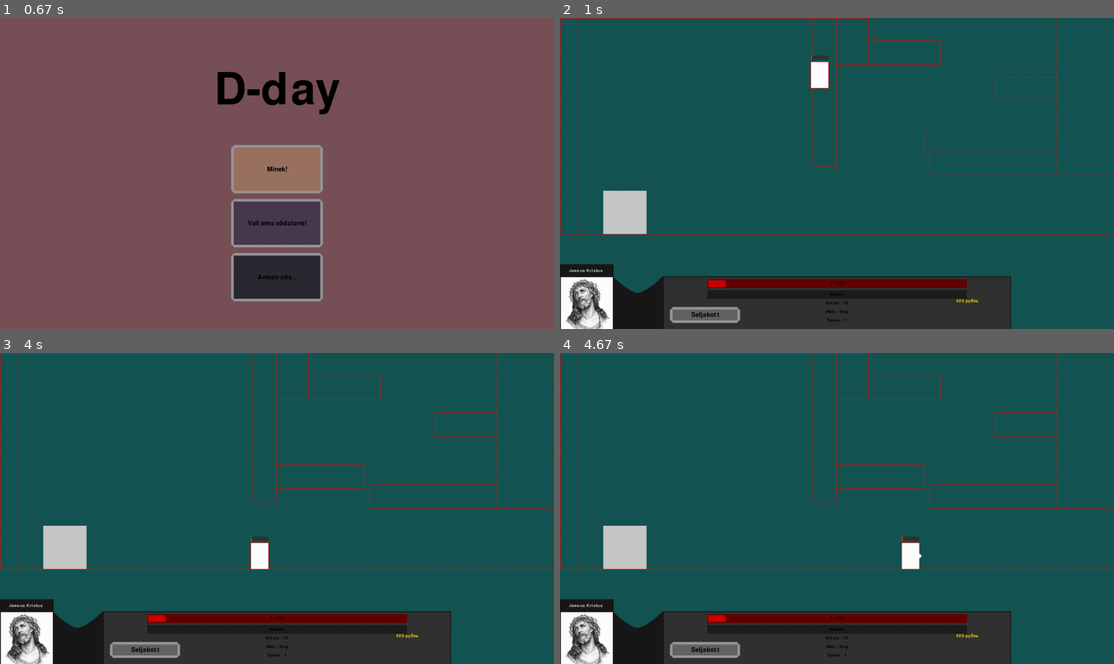
Above: before the commit, frames 1-4 (two rows, left to right).
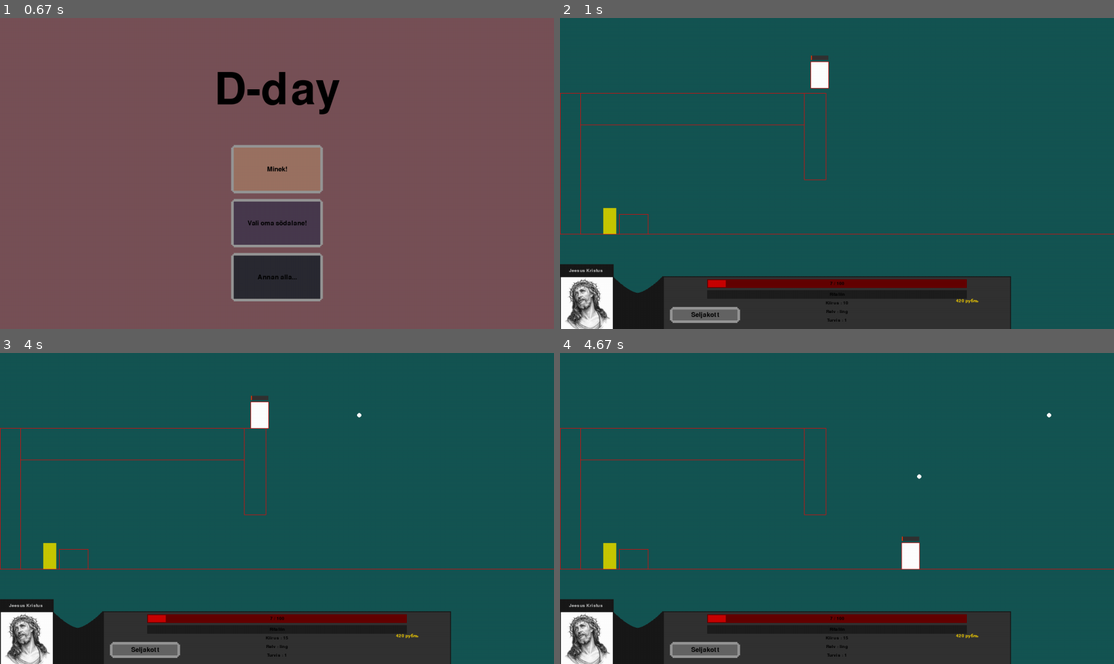
Above: after the commit, the same moments.

Repository: KarupoegPuhh/2020-projekt
Game: pygame game, started from MAIN.py
The game is run twice, just before and just after one commit, with the same random seed, the same clock (stepped at 60 frames per second) and the same inputs.
Inputs (mouse positions are in pixels of both pictures, inside the frame that each line leads up to):
- Up to frame 1 (0.67 s): no input
- Up to frame 2 (1 s): click (814, 185) at 0.88 s
- Up to frame 3 (4 s): tap Space at 1.17 s; click "Seljakott" at 1.55 s; click "Viigipüksid" at 1.88 s; click "Viigipüksid" at 2.22 s; click "Ling" at 2.55 s; click (105, 580) at 2.88 s; click (343, 536) at 3.22 s; click "Jätkan!" at 3.88 s
- Up to frame 4 (4.67 s): hold D 4.17-4.63 s; tap Space at 4.23, 4.53 s

Frame 1 is identical in both runs. In frame 2, 2.4% of the frame differs, in the area x 0-100%, y 0-70%; in frame 3, 3.1%; in frame 4, 2.5%.

Commit message:
Vastaste suur lisamine mapi

Diff:
--- a/ekraanid.py
+++ b/ekraanid.py
@@ -9,7 +9,7 @@
             2:[Põrand(-23,1296,500,740),Põrand(0,1280,-1,0)],
             3:[Põrand(0,1280,500,720),Põrand(820,1114,0,37),Põrand(194,1081,396,500),Põrand(341,991,303,396),Põrand(513,904,217,303),Põrand(618,818,136,217),Põrand(0,643,-1,0),Põrand(1112,1292,-1,0)],
             4:[Põrand(160,231,429,500),Põrand(506,576,424,500),Põrand(826,1213,427,500),Põrand(0,1280,500,720),Põrand(0,1280,-1,0)],
-            5:[Põrand(81,168,423,500),Põrand(353,461,409,500),Põrand(933,1037,409,500),Põrand(0,1280,500,720),Põrand(1232,1280,0,500),Põrand(0,1280,0,1)],
+            5:[Põrand(81,168,423,500),Põrand(269,377,409,500),Põrand(933,1037,409,500),Põrand(933,1025,305,409),Põrand(0,1280,500,720),Põrand(1232,1280,0,500),Põrand(0,1280,0,1)],
             0:[Põrand(-18,1296,500,743),Põrand(1220,1296,-22,360)],
             -1:[Põrand(-18,1296,500,743),Põrand(0,1280,-49,-1),Põrand(0,47,174,500),Põrand(47,564,174,247),Põrand(564,614,174,374),Põrand(137,203,454,500),Põrand(-50,-1,0,174)]
         },
@@ -23,11 +23,25 @@
             6:[Põrand(353,473,505,551),Põrand(1031,1151,505,551),Põrand(845,965,360,406),Põrand(487,607,360,406),Põrand(650,770,213,259),Põrand(-31,96,360,500),Põrand(0,1280,0,1)]
         },
         2:{
-            5:[Põrand(-23,1300,500,735),Põrand(1233,1280,0,500),Põrand(810,1233,417,500),Põrand(1081,1233,168,251),Põrand(919,1233,334,417),Põrand(1009,1233,251,334),Põrand(1153,1233,85,168),Põrand(96,687,298,360),Põrand(371,405,0,298),Põrand(0,1058,0,1)],
-            4:[Põrand(223,1546,501,736),Põrand(0,223,640,720),Põrand(-678,115,501,541),Põrand(96,1183,298,360),Põrand(0,1280,0,1),Põrand(-80,12,-13,501)],
-            3:[Põrand(-968,355,500,735),Põrand(696,730,201,243),Põrand(565,696,219,243),Põrand(550,565,115,243),Põrand(353,989,400,423),Põrand(353,1280,640,720),Põrand(487,1280,500,540),Põrand(431,884,317,328),Põrand(884,925,115,328),Põrand(317,353,93,758),Põrand(1142,1280,-14,500),Põrand(353,961,93,115),Põrand(187,317,360,400),Põrand(187,317,198,238),Põrand(0,1144,-20,-1),Põrand(-18,85,-13,115)],
-            2:[Põrand(0,133,501,784),Põrand(0,133,501,784),Põrand(205,352,322,398),Põrand(853,949,430,501),Põrand(1125,1335,500,801),Põrand(0,133,-167,116),Põrand(1125,1295,-184,116),Põrand(544,640,322,393)],
-            1:[Põrand(1020,1147,665,719),Põrand(0,713,501,784),Põrand(1147,1280,501,784),Põrand(714,1003,501,534),Põrand(0,36,-19,501),Põrand(594,714,360,501),Põrand(172,363,233,273),Põrand(363,400,174,273),Põrand(36,154,326,370),Põrand(154,172,233,370),Põrand(4,1280,-33,-1),Põrand(1147,1280,-163,120)]},
+            1: [Põrand(1020, 1147, 665, 724), Põrand(0, 713, 501, 784), Põrand(1147, 1349, 501, 784),
+                Põrand(714, 1003, 501, 534), Põrand(0, 36, -19, 501), Põrand(594, 714, 360, 501),
+                Põrand(172, 363, 233, 273), Põrand(363, 400, 174, 273), Põrand(36, 154, 326, 370),
+                Põrand(154, 172, 233, 370), Põrand(4, 1280, -33, -1), Põrand(1147, 1280, -163, 120)],
+            2: [Põrand(-56, 133, 501, 784), Põrand(205, 352, 322, 398), Põrand(853, 949, 430, 501),
+                Põrand(1125, 1335, 500, 801), Põrand(0, 133, -167, 116), Põrand(1125, 1295, -184, 116),
+                Põrand(544, 640, 322, 393)],
+            3: [Põrand(-968, 353, 500, 735), Põrand(696, 730, 201, 243), Põrand(565, 696, 219, 243),
+                Põrand(550, 565, 115, 243), Põrand(353, 989, 400, 423), Põrand(353, 1326, 640, 720),
+                Põrand(487, 1280, 500, 540), Põrand(431, 884, 317, 328), Põrand(884, 925, 115, 328),
+                Põrand(317, 353, 93, 758), Põrand(1142, 1280, -14, 500), Põrand(353, 961, 93, 115),
+                Põrand(187, 317, 360, 400), Põrand(187, 317, 198, 238), Põrand(0, 1144, -20, -1),
+                Põrand(-18, 85, -13, 115)],
+            4: [Põrand(223, 1546, 500, 735), Põrand(-107, 223, 640, 720), Põrand(-678, 115, 501, 541),
+                Põrand(96, 1183, 298, 360), Põrand(0, 1280, 0, 1), Põrand(-80, 12, -13, 501)],
+            5: [Põrand(-111, 1300, 500, 735), Põrand(1233, 1280, 0, 500), Põrand(810, 1233, 417, 500),
+                Põrand(1081, 1233, 168, 251), Põrand(919, 1233, 334, 417), Põrand(1009, 1233, 251, 334),
+                Põrand(1153, 1233, 85, 168), Põrand(96, 687, 298, 360), Põrand(371, 405, 0, 298), Põrand(0, 1058, 0, 1)],
+        },
         3:{
             5:[Põrand(-23,906,500,735),Põrand(906,1054,667,720),Põrand(1233,1280,0,720),Põrand(288,653,338,400),Põrand(0,77,125,500),Põrand(653,720,0,400),Põrand(77,447,125,155),Põrand(447,499,80,155),Põrand(582,653,193,238),Põrand(236,288,293,400),Põrand(0,1280,0,1)],
             4:[Põrand(-980,343,500,735),Põrand(1126,1280,125,670),Põrand(266,343,125,500),Põrand(948,1025,0,175),Põrand(343,1025,300,350),Põrand(343,1280,670,720),Põrand(458,1126,500,551),Põrand(458,948,125,175),Põrand(0,1280,0,1),Põrand(0,13,-9,362),Põrand(119,266,315,360),Põrand(13,160,153,198)],
@@ -38,11 +52,37 @@
         }
 
 def vastaste_loomine():
-    return {0:{#korrus
-        0:[Vampiir(200, 500, 75, 50, 5, 8, 3, (200,0,0), 300, 0.1)],
-        1:[],
-        2:[Jälitaja(900, 250, 40, 40, 6, 20, 1,(0,0,200))],
-        3:[]
+    return {
+        0:{#korrus
+            -1: [],
+            0: [Zombie(861, 500, 92, 73, 2, 1, 5, 400), Zombie(639, 500, 92, 73, 2, 1, 5, 300)],
+            1: [],
+            2: [Zombie(792, 500, 92, 73, 5, 1, 7, 400)],
+            3: [Zombie(383, 303, 92, 73, 4, 2, 2, 50), Zombie(1156, 500, 92, 73, 5, 2, 2, 50)],
+            4: [Zombie(826, 424, 92, 73, 5, 2, 6, 380), Zombie(231, 497, 92, 73, 5, 2, 6,250)],
+            5: [Jälitaja(826, 500, 73, 73, 5, 2, 5), Zombie(939, 305, 29, 24, 3, 1, 12, 100)]
+        },
+        1:{
+            1: [],
+            2: [Lind(840, 188, 54, 40, 3, 2, 8, 300, 10, 500), Lind(350, 284, 54, 40, 3, 2, 8, 300, 10, 500)],
+            3: [Zombie(226, 300, 92, 73, 5, 1, 5, 300), Zombie(180, 500, 92, 73, 5, 1, 7, 200)],
+            4: [Jälitaja(255, 500, 92, 73, 5, 2, 5), Zombie(613, 500, 92, 73, 5, 3, 8, 400)],
+            5: [Lind(951, 163, 54, 40, 3, 2, 8, 300, 10, 500), Zombie(839, 500, 92, 73, 5, 3, 8, 300), Zombie(414, 500, 92, 73, 5, 3, 5, 300)],
+            6: []
+        },
+        2:{
+            1: [Zombie(153, 233, 92, 73, 5, 3, 8, 200), Vampiir(39, 501, 56, 46, 8, 3, 8, 300, 1)],
+            2: [Lind(874, 244, 54, 40, 3, 2, 8, 300, 10, 500), Lind(279, 156, 54, 40, 3, 2, 8, 300, 10, 500)],
+            3: [Jälitaja(730, 640, 92, 73, 8, 4, 8), Preester(594, 219, 92, 73, 4, 1, 3, -2, 2), Vampiir(487, 500, 56, 46, 10, 3, 7, 300, 2), Vampiir(353,400, 56, 46, 10, 3, 7, 400, 2), Zombie(431, 317, 92, 73, 10, 4, 10, 300)],
+            4: [Jälitaja(640, 496, 92, 73, 12, 3, 12), Vampiir(96, 298, 56, 46, 12, 4, 7, 300, 2), Vampiir(781, 298, 56, 46, 12, 4, 5, 300, 2), Vampiir(369,298,56,46, 12, 4, 12, 300, 2)],
+            5: [Jälitaja(359, 500, 92, 73, 14, 4, 8), Zombie(405, 298, 92, 73, 14, 3, 5, 200), Zombie(96, 298, 92, 73, 14, 3, 7, 200)]
+        },
+        3:{
+            1: [],
+            2: [Lind(586, 483, 54, 40, 3, 2, 8, 300, 10, 500), Preester(30, 500, 92, 73, 4, 1, 3, -2, 2)],
+            3: [Vampiir(195, 98, 56, 46, 15, 5, 15, 500, 2), Jälitaja(626, 500, 92, 73, 14, 4, 10), Vampiir(141, 333, 56, 46, 20, 5, 9, 300, 3), Vampiir(999,310, 56,46, 17, 5, 8, 200, 3)],
+            4: [Jälitaja(611, 670, 92, 73, 10, 4, 8), Jälitaja(565, 300, 92, 73, 12, 4, 8), Jälitaja(657, 500, 92, 73, 15, 4, 8), Vampiir(458,125,56,46, 15, 5, 6, 400, 4), Vampiir(15, 153, 56, 46, 15, 5, 6, 100, 4), Vampiir(31, 500, 56, 46, 15, 5, 6, 200, 4)],
+            5: [Preester(77, 125, 92, 73, 4, 1, 3, -2, 2), Vampiir(288, 339, 56, 46, 15, 5, 6, 300, 4), Jälitaja(407, 500, 92, 73, 15, 4, 8)]
         }
         }
 
--- a/maailm.py
+++ b/maailm.py
@@ -38,7 +38,7 @@
         pg.display.update()
 
 def võit():
-    if len(vastased_ekraanis[0][0]) == 0 and len(rahad) == 0:
+    if len(vastased_ekraanis[1][4]) == 0 and len(rahad) == 0:
         TextSurf, TextRect = text_objects("VÕIT!", largeText)
         TextRect.center = ((laius // 2), (100))
         aken.blit(TextSurf, TextRect)
@@ -190,8 +190,8 @@
     global screen_y
     global screenid
     global vastased_ekraanis
-    screen = 1
-    screen_y = 1
+    screen = -1
+    screen_y = 0
     screenid = screenide_loomine()
     vastased_ekraanis = vastaste_loomine()
     itemid_ekraanis = itemite_loomine()
--- a/vastased.py
+++ b/vastased.py
@@ -5,13 +5,13 @@
 from player_lisad import *
 
 class Vastane:
-    def __init__(self, x, y, laius, pikkus, vel, health, dmg, värv):
+    def __init__(self, x, y, laius, pikkus, health, dmg, vel):
         self.laius = laius
         self.pikkus = pikkus
         self.x = x
         self.y = y - self.pikkus
         self.vel = vel
-        self.värv = värv
+        self.värv = (150,150,150)
         self.hitbox = (self.x -1, self.y -1, self.laius+2, self.pikkus+2)
         self.health = health
         self.max_health = health
@@ -57,9 +57,10 @@
         pass
 
 class Zombie(Vastane):
-    def __init__(self, x, y, laius, pikkus, vel, health, dmg, värv, path):
-        Vastane.__init__(self, x, y, laius, pikkus, vel, health, dmg, värv)
+    def __init__(self, x, y, laius, pikkus,  health, dmg, vel,path):
+        Vastane.__init__(self, x, y, laius, pikkus,  health, dmg, vel)
         self.path = [self.x, path + self.x - self.laius]
+        self.värv = (27, 147, 25)
 
     def move(self, dt, Tom):
         if self.vel > 0:
@@ -74,14 +75,15 @@
                 self.vel = -self.vel*dt
 
 class Jälitaja(Vastane):
-    def __init__(self, x, y, laius, pikkus, vel, health, dmg, värv):
-        Vastane.__init__(self, x, y, laius, pikkus, vel, health, dmg, värv)
+    def __init__(self, x, y, laius, pikkus, health, dmg, vel):
+        Vastane.__init__(self, x, y, laius, pikkus, health, dmg, vel)
         self.jälitab = False
         self.tagane = False
         self.nägemiskaugus = 300
         self.oota = 30*5
         self.xspawn = x
         self.yspawn = self.y
+        self.värv = (103,88,243)
 
     def move(self, dt, Tom):
         #märkab tomi
@@ -121,8 +123,8 @@
                     self.tagane = False
 
 class Lind(Vastane):
-    def __init__(self, x, y, laius, pikkus, vel, health, dmg, värv, range, cd, path):
-        Vastane.__init__(self, x, y, laius, pikkus, vel, health, dmg, värv)
+    def __init__(self, x, y, laius, pikkus, health, dmg, vel, range, cd, path):
+        Vastane.__init__(self, x, y, laius, pikkus, health, dmg, vel)
         self.range = range
         self.jälitab = False
         self.tagane = True
@@ -135,6 +137,7 @@
         self.xpath = x
         self.path = path
         self.suund = 1
+        self.värv = (100,100,100)
 
     def move(self, dt, Tom):
 
@@ -197,24 +200,27 @@
 
 
 class Vampiir(Zombie):
-    def __init__(self, x, y, laius, pikkus, vel, health, dmg, värv, path, health_regen):
-        Zombie.__init__(self, x, y, laius, pikkus, vel, health, dmg, värv, path)
+    def __init__(self, x, y, laius, pikkus, health, dmg, vel, path, health_regen):
+        Zombie.__init__(self, x, y, laius, pikkus, health, dmg, vel, path)
         self.health_regen = health_regen
-    def move(self, dt, Tom):
-        if self.health <= self.max_health:
+        self.värv = (200,0,0)
+    def move(self, dt, Tom):
+        if self.health < self.max_health:
             self.health += self.health_regen
+        if self.health > self.max_health:
+            self.health = self.max_health
         Zombie.move(self, dt, Tom)
 
 
 class Preester(Vastane):
     #db nagu debuff
-    def __init__(self, x, y, laius, pikkus, vel, health, dmg, värv, veldb, dmgdb, armordb):
-        Vastane.__init__(self, x, y, laius, pikkus, vel, health, dmg, värv)
-        self.veldb = veldb
+    def __init__(self, x, y, laius, pikkus, health, dmg, vel, dmgdb, armordb):
+        Vastane.__init__(self, x, y, laius, pikkus, health, dmg, vel)
         self.dmgdb = dmgdb
         self.armordb = armordb
         self.y_c = self.y
         self.dbkontroll = False
+        self.värv = (200,200,0)
 
     def player_siseneb(self, Tom):
         pass
